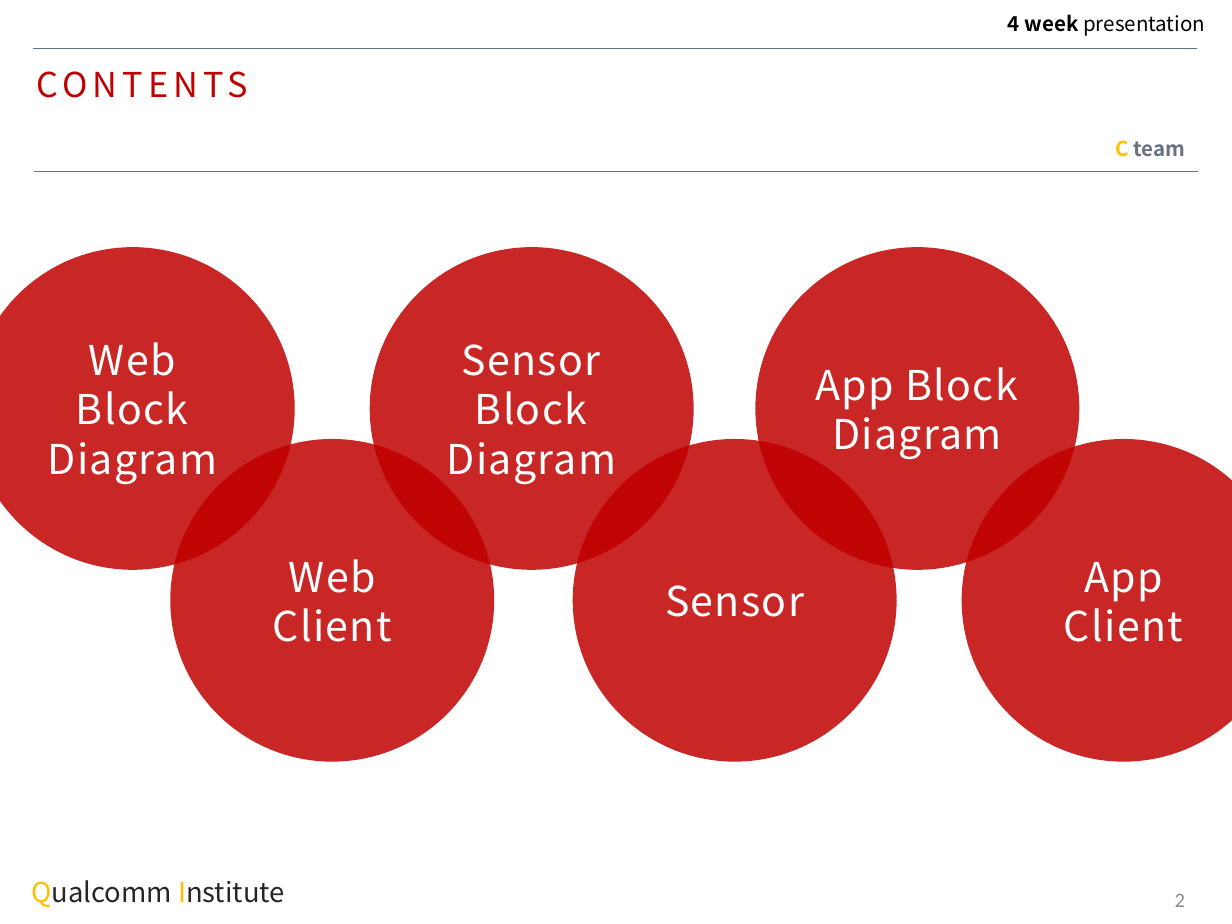
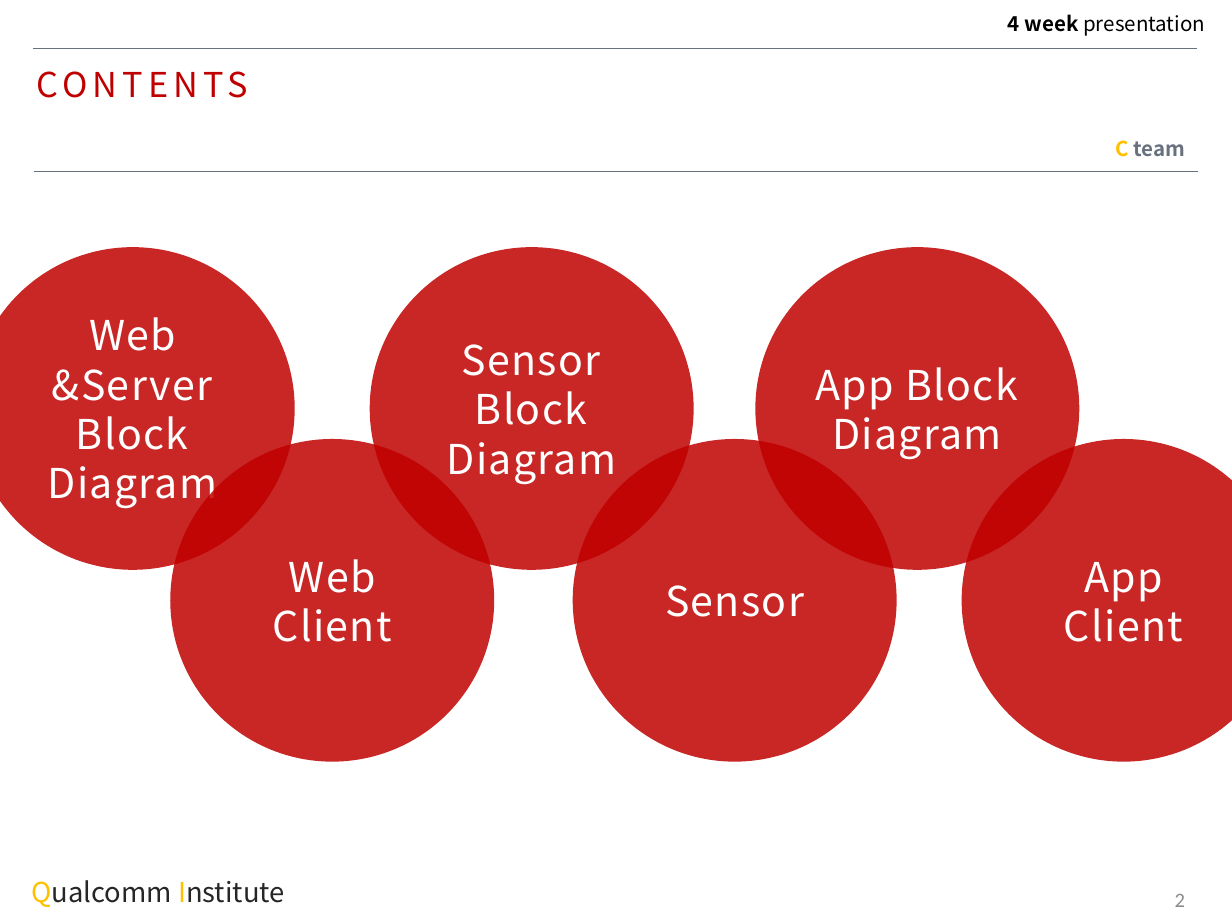
Before and after one commit to MAENGSOOHOON/summer2017IoT, a slide deck: slide 2 of 4week/ppt/4week.pptx. Drawn at 1232x924 pixels with LibreOffice and Linux fonts; fonts in the diff are those of the drawing. Boxes give left, top, right and bottom in pixels: in the first picture for what was removed or moved away, otherwise in the second. Text is boxed around its words. In the diff, an @@ line names an element or a change of style, - is before the commit and + after.

```diff
--- a/4week/ppt/4week.pptx
+++ b/4week/ppt/4week.pptx
@@ text in ellipse at (x1=48, y1=317, x2=218, y2=509): text changed @@
-Web Block Diagram
+Web
+&Server Block Diagram
```
Also in this commit, not shown: 1 other slide changed, 5 slides added, 2 slides removed, 7 other files.
